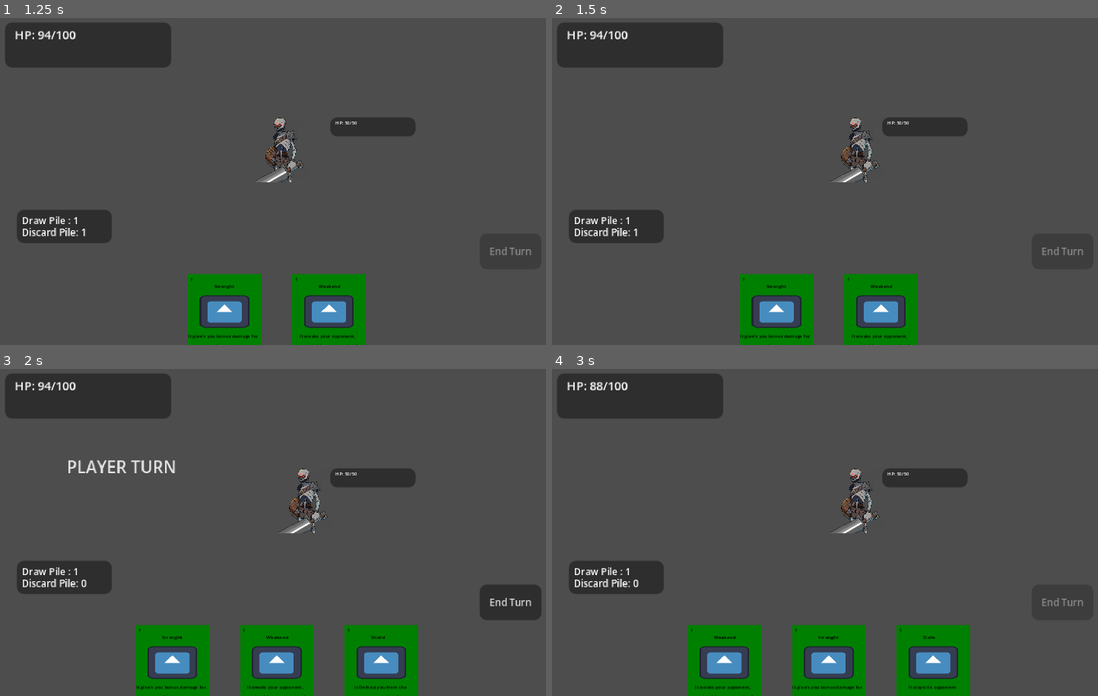
Above: before the commit, frames 1-4 (two rows, left to right).
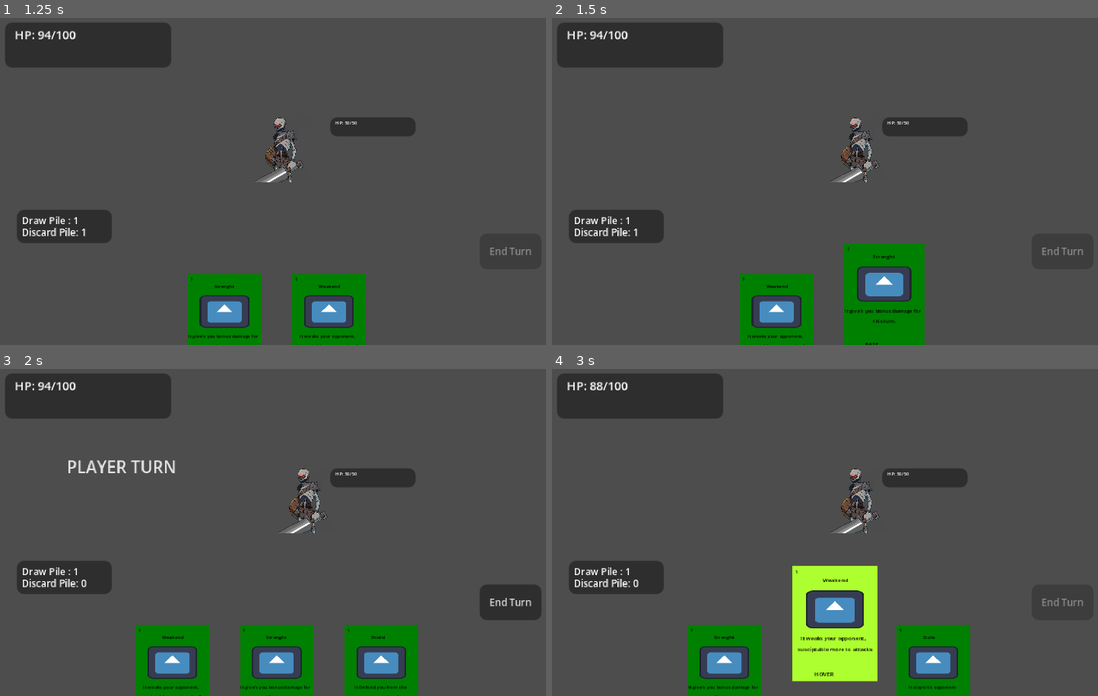
Above: after the commit, the same moments.

Repository: GanisAD/SCOUNDREL-COMPFEST-18-IGI
Game: Godot game, scene res://Scene/combat.tscn
Same seed, same stepped clock (60 frames per second), same inputs: the game is played once before the commit and once after it. The engine's default icon, where the game draws it, is replaced by a stand-in: a white triangle on a blue panel in a dark square.
Inputs (mouse positions are in pixels of both pictures, inside the frame that each line leads up to):
- Up to frame 1 (1.25 s): click "End Turn" at 0.5 s
- Up to frame 2 (1.5 s): drag from (786, 338) to (852, 152) at 1.27 s
- Up to frame 3 (2 s): no input
- Up to frame 4 (3 s): click "End Turn" at 2 s; drag from (890, 689) to (852, 503) at 2.77 s

Frame 1 is identical in both runs. In frame 2, 3.2% of the frame differs, in the area x 34-69%, y 68-100%; in frame 3, 0.2%; in frame 4, 5.8%, in the area x 24-60%, y 60-100%.

Commit message:
Added card hover
card now can be hover yay

Diff:
--- a/Scene/Components/Card/card.tscn
+++ b/Scene/Components/Card/card.tscn
@@ -4,6 +4,7 @@
 [ext_resource type="Texture2D" uid="uid://40im08ubt0ik" path="res://icon.svg" id="2_ee0gf"]
 [ext_resource type="Script" uid="uid://dit50rsayuwbm" path="res://Script/Card/Card_State/CardStateMachine.gd" id="3_es4f8"]
 [ext_resource type="Script" uid="uid://c5u2o14rp5l2r" path="res://Script/Card/Card_State/cardBaseState.gd" id="4_m54pu"]
+[ext_resource type="Script" uid="uid://b7fqdsfdc2pop" path="res://Script/Card/Card_State/cardHoverState.gd" id="5_5lqrl"]
 [ext_resource type="Script" uid="uid://crbilwg8youec" path="res://Script/Card/Card_State/cardClickedState.gd" id="5_45fov"]
 [ext_resource type="Script" uid="uid://ds6lru1o822mt" path="res://Script/Card/Card_State/cardDraggingState.gd" id="6_5lqrl"]
 [ext_resource type="Script" uid="uid://bjr50a7ubx25a" path="res://Script/Card/Card_State/cardReleasedState.gd" id="7_twrih"]
@@ -98,14 +99,18 @@
 [node name="CardBaseState" type="Node" parent="CardStateMachine" unique_id=1208972615]
 script = ExtResource("4_m54pu")
 
+[node name="CardHoverState" type="Node" parent="CardStateMachine" unique_id=1315964870]
+script = ExtResource("5_5lqrl")
+state = 1
+
 [node name="CardClickedState" type="Node" parent="CardStateMachine" unique_id=1607068351]
 script = ExtResource("5_45fov")
-state = 1
+state = 2
 
 [node name="CardDraggingState" type="Node" parent="CardStateMachine" unique_id=728878800]
 script = ExtResource("6_5lqrl")
-state = 2
+state = 3
 
 [node name="CardReleasedState" type="Node" parent="CardStateMachine" unique_id=2138322848]
 script = ExtResource("7_twrih")
-state = 4
+state = 5
--- a/Script/Card/Card_State/CardState.gd
+++ b/Script/Card/Card_State/CardState.gd
@@ -2,7 +2,7 @@
 extends Node
 
 # 1. Definisikan Enum untuk semua status yang ada
-enum State { BASE, CLICKED, DRAGGING, AIMING, RELEASED }
+enum State { BASE, HOVER, CLICKED, DRAGGING, AIMING, RELEASED }
 
 # 2. Sinyal transisi yang akan ditangkap oleh CardStateMachine
 @warning_ignore("unused_signal")
--- a/Script/Card/Card_State/cardBaseState.gd
+++ b/Script/Card/Card_State/cardBaseState.gd
@@ -16,10 +16,6 @@
 	card_ui.color.color = Color.WEB_GREEN
 	card_ui.state.text = "BASE"
 
-func on_gui_input(event: InputEvent) -> void:
-	# Jika pemain menekan tombol klik kiri mouse pada kartu
-	if event.is_action_pressed("left_click"):
-		# Set offset titik kursor pada kartu agar tidak melompat ke pojok kiri atas
-		card_ui.pivot_offset = card_ui.get_global_mouse_position() - card_ui.global_position
-		# Minta transisi ke status CLICKED
-		transition_requested.emit(self.state, CardState.State.CLICKED)
+func on_mouse_entered() -> void:
+	# Jika mouse masuk saat kartu sedang diam, pindah ke status HOVER
+	transition_requested.emit(self.state, CardState.State.HOVER)
--- /dev/null
+++ b/Script/Card/Card_State/cardHoverState.gd
@@ -0,0 +1,50 @@
+class_name CardHoverState
+extends CardState
+
+# Tentukan seberapa tinggi kartu akan naik ke atas (dalam piksel)
+const HOVER_LIFT_AMOUNT := -30.0
+
+func enter() -> void:
+	card_ui.state.text = "HOVER"
+	card_ui.color.color = Color.GREEN_YELLOW
+
+	# 1. VISUAL POLISH: Buat parallel tween agar perbesaran dan pergeseran jalan bersamaan
+	var tween := get_tree().create_tween().set_parallel(true)
+
+	# Efek Membesar
+	tween.tween_property(card_ui, "scale", Vector2(1.2, 1.2), 0.1)
+
+	# Efek Bergeser ke Atas (Nilai negatif pada sumbu Y berarti bergerak ke atas layar)
+	tween.tween_property(card_ui, "position:y", HOVER_LIFT_AMOUNT, 0.1)
+
+	# 2. HIERARCHY FIX: Pastikan digambar di paling depan
+	card_ui.z_index = 10
+
+	# 3. TOOLTIP
+	if card_ui.has_method("show_tooltip"):
+		card_ui.show_tooltip()
+
+func exit() -> void:
+	# 1. Kembalikan visual ke default secara halus
+	var tween := get_tree().create_tween().set_parallel(true)
+
+	# Kembalikan skala ke normal
+	tween.tween_property(card_ui, "scale", Vector2.ONE, 0.1)
+
+	# Kembalikan posisi Y ke koordinat dasar kontainer (0)
+	tween.tween_property(card_ui, "position:y", 0.0, 0.1)
+
+	# 2. Kembalikan z_index
+	card_ui.z_index = 0
+
+	# 3. TOOLTIP
+	if card_ui.has_method("hide_tooltip"):
+		card_ui.hide_tooltip()
+
+func on_mouse_exited() -> void:
+	transition_requested.emit(self.state, CardState.State.BASE)
+
+func on_gui_input(event: InputEvent) -> void:
+	if event.is_action_pressed("left_click"):
+		card_ui.pivot_offset = card_ui.get_global_mouse_position() - card_ui.global_position
+		transition_requested.emit(self.state, CardState.State.CLICKED)
Not shown, added: Script/Card/Card_State/cardHoverState.gd.uid
